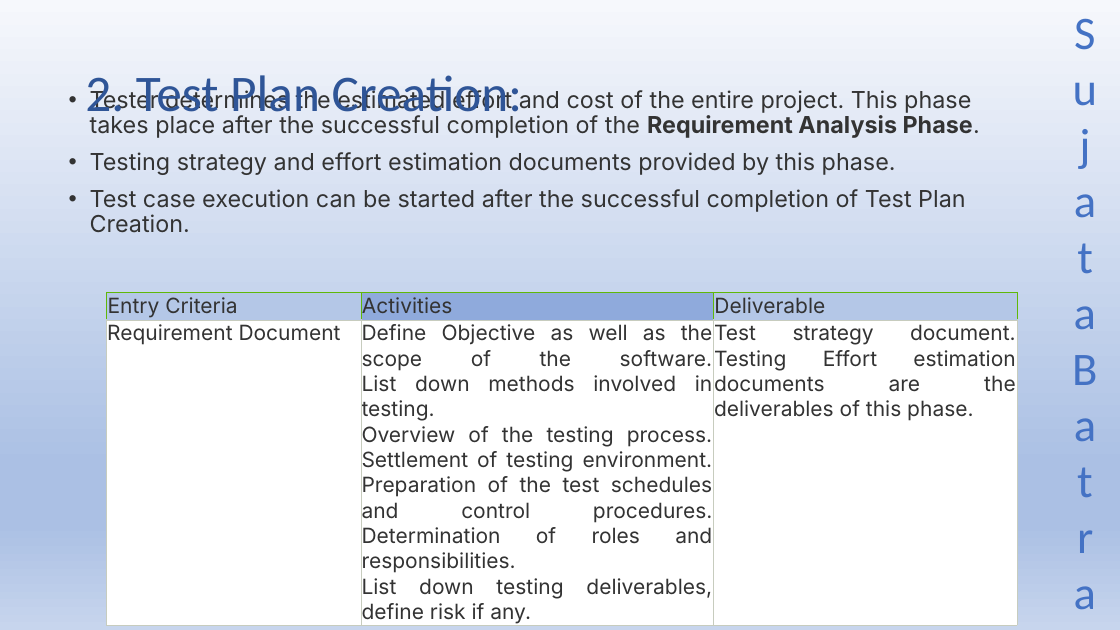
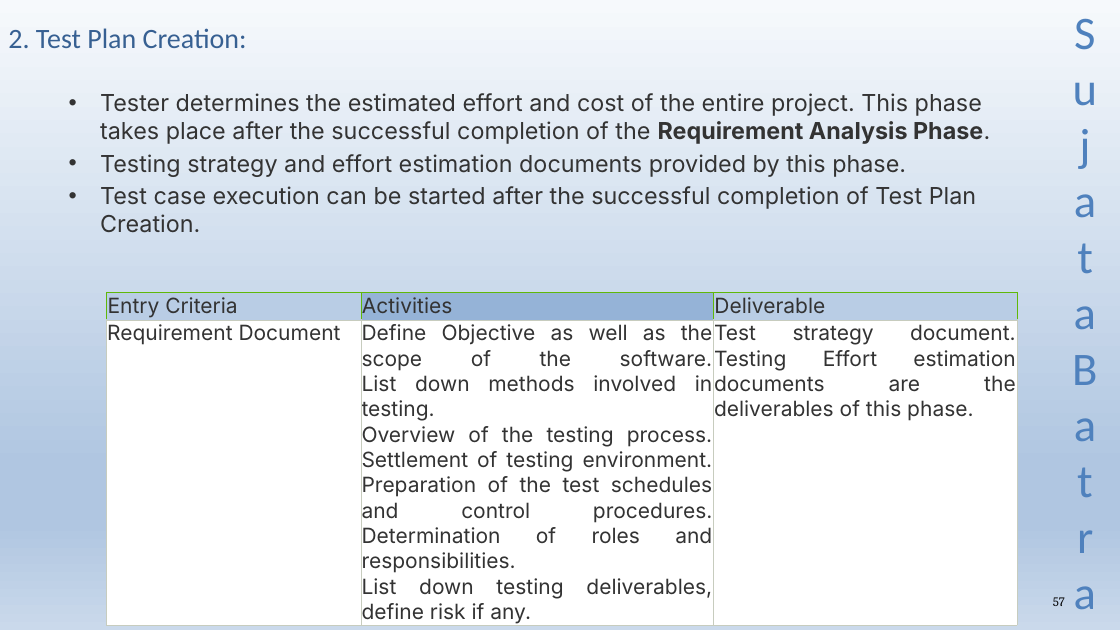
Before and after one commit to Sujatabatra/SapientNov2021QABatch, a slide deck: slide 57 of QA/QA Study Material.pptx. Drawn at 1120x630 pixels with LibreOffice and Linux fonts; fonts in the diff are those of the drawing. Boxes give left, top, right and bottom in pixels: in the first picture for what was removed or moved away, otherwise in the second. Text is boxed around its words. In the diff, an @@ line names an element or a change of style, - is before the commit and + after.

```diff
--- a/QA/QA Study Material.pptx
+++ b/QA/QA Study Material.pptx
@@ background gradient #F6F8FC to #ABC0E4 to #C7D5ED to gradient #F6F9FC to #B0C6E1 to #CAD9EB @@
@@ title "2. Test Plan Creation:": place and size @@
-title "2. Test Plan Creation:" at [85, 75, 523, 123]
+title "2. Test Plan Creation:" at [8, 28, 247, 48]
@@ title "2. Test Plan Creation:" at [8, 28, 247, 48]: size 44 to 24 pt, text colour #2F5597 to #376092; line spacing 0.9 to 1 @@
@@ text "Sujata Batra" at [1062, 0, 1109, 629]: text colour #4472C4 to #4F81BD @@
@@ text "Tester determines the estimated effort ..." at [100, 93, 990, 233]: indent changed; line spacing 0.9 to 1; less space between paragraphs @@
@@ page number added at [1053, 597, 1065, 606], 11 pt, text #000000 @@
+57
```
Also in this commit, not shown: 102 other slides changed, 20 slides added.
